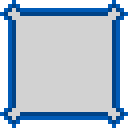
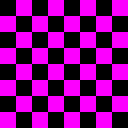
Layers edited between the first and the second 128×128 image:
added layer "Layer 6" above "Layer 2" over [0, 0, 128, 128]
painted on "Layer 2" over [8, 8, 120, 120]
